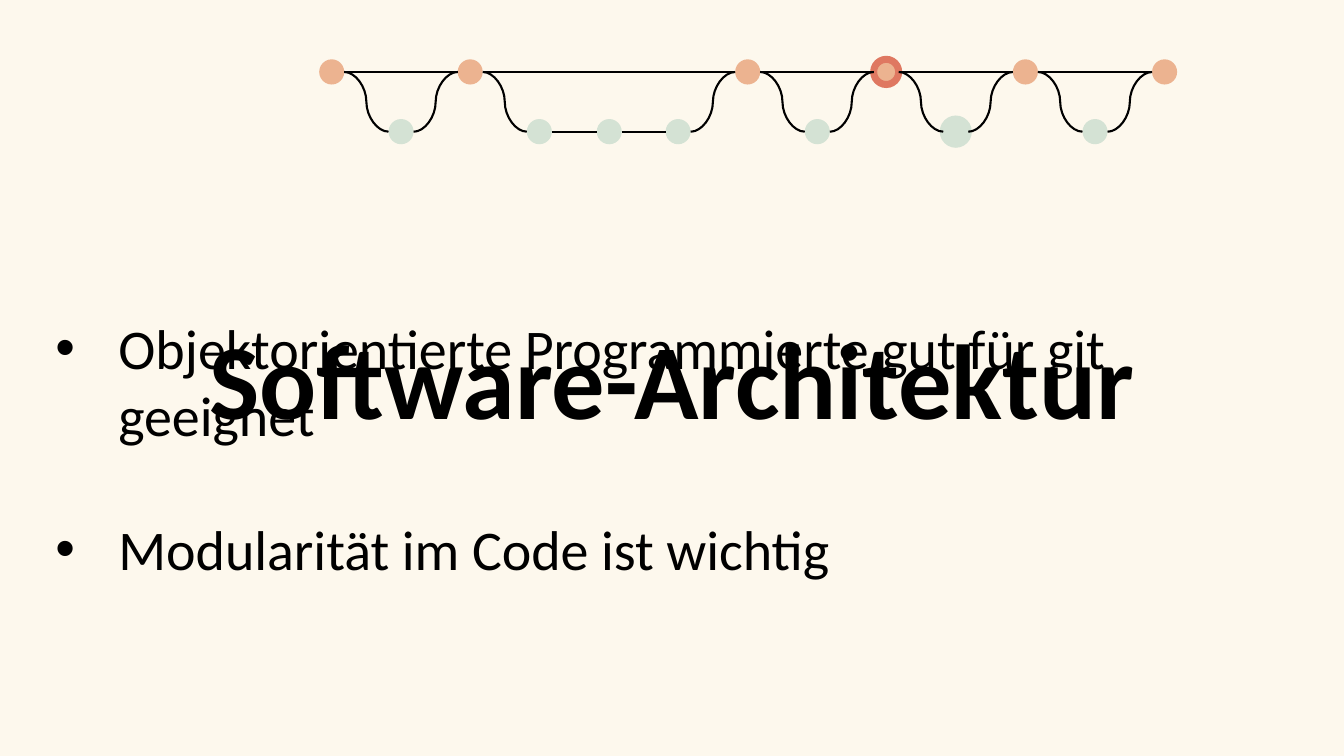
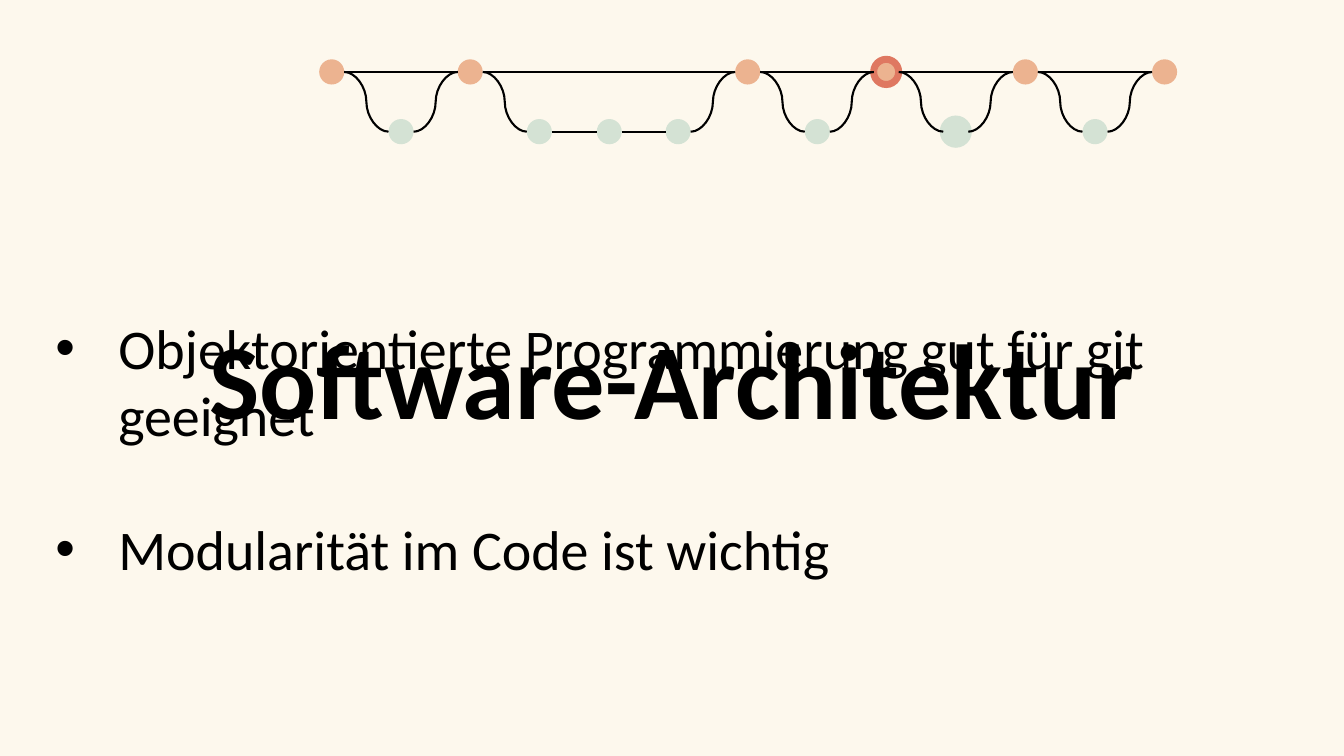
Before and after one commit to coloph0nius/SWEN, a slide deck: slide 11 of GITDesign.pptx. Drawn at 1344x756 pixels with LibreOffice and Linux fonts; fonts in the diff are those of the drawing; background and template pictures are left out. Boxes give left, top, right and bottom in pixels: in the first picture for what was removed or moved away, otherwise in the second. Text is boxed around its words. In the diff, an @@ line names an element or a change of style, - is before the commit and + after.

Commit message:
fixed typos in presentation

```diff
--- a/GITDesign.pptx
+++ b/GITDesign.pptx
@@ text at (x1=118, y1=330, x2=1144, y2=446): text changed @@
-• Objektorientierte Programmierte gut für git geeignet
+• Objektorientierte Programmierung gut für git geeignet
```
Also in this commit, not shown: 2 other slides changed.
